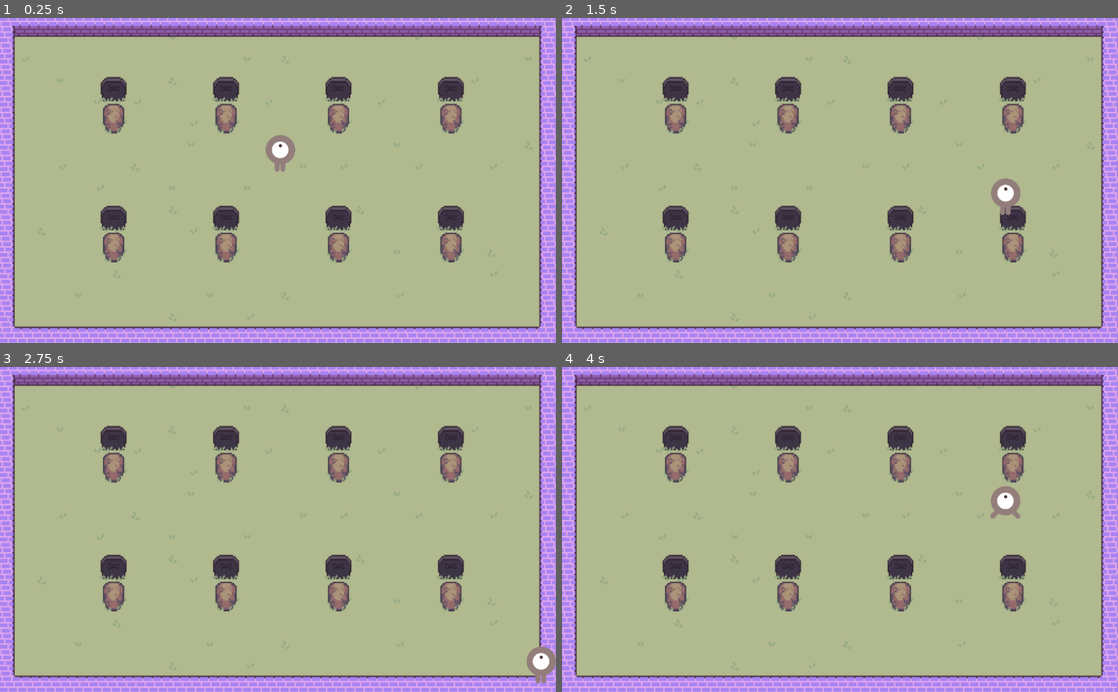
Above: before the commit, frames 1-4 (two rows, left to right).
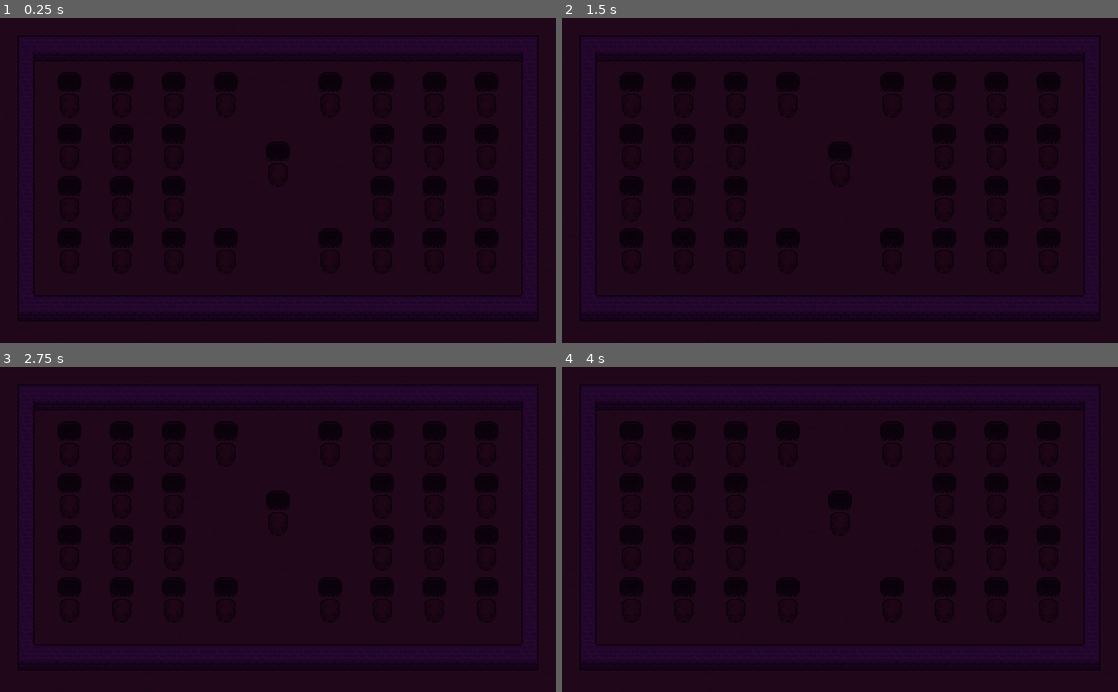
Above: after the commit, the same moments.

Repository: aidenstorey/godot-wild-jam-26
Game: Godot game, scene res://scenes/world_with_assets.tscn
Two runs of this game, one before a commit and one after it. Both use one fixed random seed, a clock stepped at 60 frames per second and the inputs below. Before the commit the project starts from res://scenes/game.tscn.
Inputs:
- Up to frame 1 (0.25 s): no input
- Up to frame 2 (1.5 s): tap Enter at 0.5 s; hold Right (ui_right) 0.53-1.28 s; hold Down (ui_down) from 1.28 s (still down)
- Up to frame 3 (2.75 s): release Down (ui_down) at 2.03 s; hold Right (ui_right) from 2.03 s (still down)
- Up to frame 4 (4 s): release Right (ui_right) at 2.78 s; hold Up (ui_up) 2.78-3.53 s; hold Left (ui_left) from 3.53 s (still down)

The runs differ from the first frame. In frame 1, 100% of the frame differs, in the area x 0-100%, y 0-100%; in frame 2, 100%; in frame 3, 100%; in frame 4, 100%.

Commit message:
Update lighting shader

Diff:
--- a/project.godot
+++ b/project.godot
@@ -8,15 +8,20 @@
 
 config_version=4
 
-_global_script_classes=[  ]
+_global_script_classes=[ {
+"base": "Node",
+"class": "light_source",
+"language": "GDScript",
+"path": "res://scripts/light_source.gd"
+} ]
 _global_script_class_icons={
-
+"light_source": ""
 }
 
 [application]
 
 config/name="godot-wild-jam-26"
-run/main_scene="res://scenes/game.tscn"
+run/main_scene="res://scenes/world_with_assets.tscn"
 config/icon="res://icon.png"
 
 [input]
--- a/scenes/world_with_assets.tscn
+++ b/scenes/world_with_assets.tscn
@@ -3,49 +3,57 @@
 [ext_resource path="res://assets/tiles.png" type="Texture" id=1]
 [ext_resource path="res://assets/grave.png" type="Texture" id=2]
 [ext_resource path="res://assets/grass.png" type="Texture" id=3]
-[ext_resource path="res://scenes/world_with_assets.gd" type="Script" id=4]
+[ext_resource path="res://scripts/light_controller.gd" type="Script" id=4]
 
 [sub_resource type="Shader" id=1]
-code = "// Reference https://www.patreon.com/posts/i-created-my-own-42040761
-
-shader_type canvas_item;
+code = "shader_type canvas_item;
 render_mode blend_mix;
 
-uniform float time_elapsed = 0.0;
-uniform float time_elapsed_2 = 0.0;
-uniform vec4 dark_color : hint_color = vec4( 0.25, 0.0625, 0.25, 1.0 );
-uniform vec4 light_color : hint_color = vec4( 0.75, 0.9375, 0.75, 1.0 );
-uniform float light_level : hint_range( 0.0, 1.0 ) = 0.5;
-uniform float offset_modifier : hint_range( 0.0, 8.0 ) = 0.0;
-uniform float light_strength_modifier : hint_range( 0.0, 1.0 ) = 1.0;
-uniform float radius : hint_range( 0.0, 200.0 ) = 100.0;
-uniform float flicker_size : hint_range( 0.0, 50.0 ) = 10.0;
+uniform sampler2D light_data;
+uniform int light_count = 0;
+
+uniform vec4 dark_color: hint_color = vec4( 0.25, 0.0625, 0.25, 1.0 );
+uniform vec4 default_light_color: hint_color = vec4( 0.25, 0.0625, 0.25, 1.0 );
+uniform float light_level: hint_range( 0.0, 1.0 ) = 0.0;
+
+uniform float offset_modifier: hint_range( 0.0, 8.0 ) = 1.0;
+uniform float light_strength_modifier: hint_range( 0.0, 1.0 ) = 1.0;
+
+vec2 texture_size( sampler2D texture )
+{
+	ivec2 size = textureSize( texture, 0 );
+	return vec2( float( size.x ), float( size.y ) );
+}
 
 void fragment()
 {
-	float strength = 3.0;
-
-	float final_radius = radius + sin( time_elapsed_2 ) * flicker_size;
-
-	ivec2 ts = textureSize( TEXTURE, 0 );
-	vec2 fts = vec2( float( ts.x ), float( ts.y ) );
-
-	mat2 rotation = mat2(
-		vec2( cos( time_elapsed ), -sin( time_elapsed ) ),
-		vec2( sin( time_elapsed ), cos( time_elapsed ) )
-	);
-	vec2 offset = vec2( 100.0, 0.0 );
-	vec2 position = fts * 0.5 + offset * rotation;
-
-	vec2 uv = normalize( fts * UV );
-	float dist = distance( fts * UV, position );
-	dist = min( dist / final_radius, 1.0 );
-	dist = max( ( dist * offset_modifier ) - ( offset_modifier - 1.0 ), 0.0 );
-
-	float value = ( 1.0 - dist ) * strength * light_strength_modifier;
-	value = clamp( value, 0.0, 1.0 );
-
-	vec4 ambient_color = mix( dark_color, light_color, value );
+	float light_value = 0.0;
+	vec4 light_color = default_light_color;
+
+	vec2 size = texture_size( TEXTURE );
+
+	for( int i = 0; i < light_count; ++i )
+	{
+		vec4 texel = texelFetch( light_data, ivec2( i, 0 ), 0 );
+		texel.y = size.y - texel.y;
+
+		float radius = texel.a;
+		float strength = texel.b;
+
+		float dist = distance( texel.xy, UV * size );
+		dist = min( dist / radius, 1.0 );
+
+		dist = max( ( dist * offset_modifier ) - ( offset_modifier - 1.0 ), 0.0 );
+
+		float value = ( 1.0 - dist ) * strength * light_strength_modifier;
+		if ( value > light_value )
+		{
+			light_value = value;
+			light_color = texelFetch( light_data, ivec2( i, 1 ), 0 );
+		}
+	}
+
+	vec4 ambient_color = mix( dark_color, light_color, light_value );
 	ambient_color.a *= 1.0 - light_level;
 
 	vec4 screen_color = texture( TEXTURE, UV );
@@ -56,15 +64,12 @@
 
 [sub_resource type="ShaderMaterial" id=2]
 shader = SubResource( 1 )
-shader_param/time_elapsed = 0.0
-shader_param/time_elapsed_2 = 0.0
+shader_param/light_count = 0
 shader_param/dark_color = Color( 0.184314, 0.0470588, 0.184314, 1 )
-shader_param/light_color = Color( 0.819608, 0.807843, 0.701961, 1 )
+shader_param/default_light_color = Color( 0.25, 0.0625, 0.25, 1 )
 shader_param/light_level = 0.0
 shader_param/offset_modifier = 1.344
 shader_param/light_strength_modifier = 1.0
-shader_param/radius = 150.538
-shader_param/flicker_size = 10.0
 
 [sub_resource type="TileSet" id=3]
 0/name = "grass.png 0"
--- /dev/null
+++ b/scripts/light_controller.gd
@@ -0,0 +1,33 @@
+extends Node
+
+onready var scene_tree: SceneTree = self.get_tree()
+
+var image: Image = Image.new()
+var texture: ImageTexture = ImageTexture.new()
+
+
+func _ready() -> void:
+	self.image.create( 128, 2, false, Image.FORMAT_RGBAH )
+
+
+func _process(delta: float) -> void:
+	var lights = self.get_tree().get_nodes_in_group( "light_source" )
+
+	self.image.lock()
+
+	for i in lights.size():
+		var light = lights[ i ]
+		if light is light_source:
+			var position = light.global_position.floor()
+			self.image.set_pixel( i, 0, Color( \
+				position.x, position.y, \
+				light.strength, light.radius ) )
+
+			self.image.set_pixel( i, 1, light.color )
+
+	self.image.unlock()
+
+	self.texture.create_from_image( self.image );
+
+	self.material.set_shader_param( "light_count", lights.size() )
+	self.material.set_shader_param( "light_data", texture )
--- /dev/null
+++ b/scripts/light_source.gd
@@ -0,0 +1,10 @@
+extends Node
+class_name light_source
+
+export var color: Color = Color( "#ffefc4" );
+export var radius: float = 64.0;
+export (float, 0.0, 1.0, 0.05) var strength: float = 1.0
+
+
+func _ready() -> void:
+	self.add_to_group( "light_source", true );
--- /dev/null
+++ b/scripts/light_source.tscn
@@ -0,0 +1,6 @@
+[gd_scene load_steps=2 format=2]
+
+[ext_resource path="res://scripts/light_source.gd" type="Script" id=1]
+
+[node name="light_source" type="Node2D"]
+script = ExtResource( 1 )
